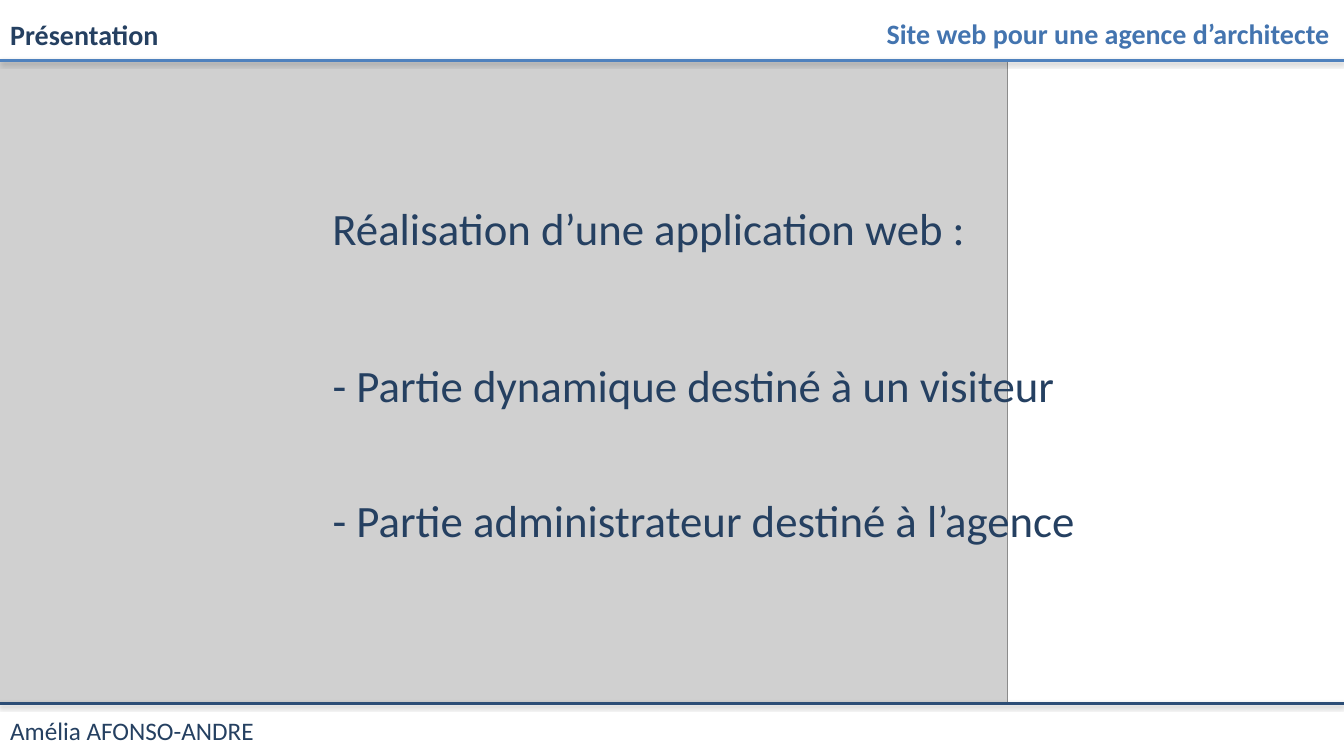
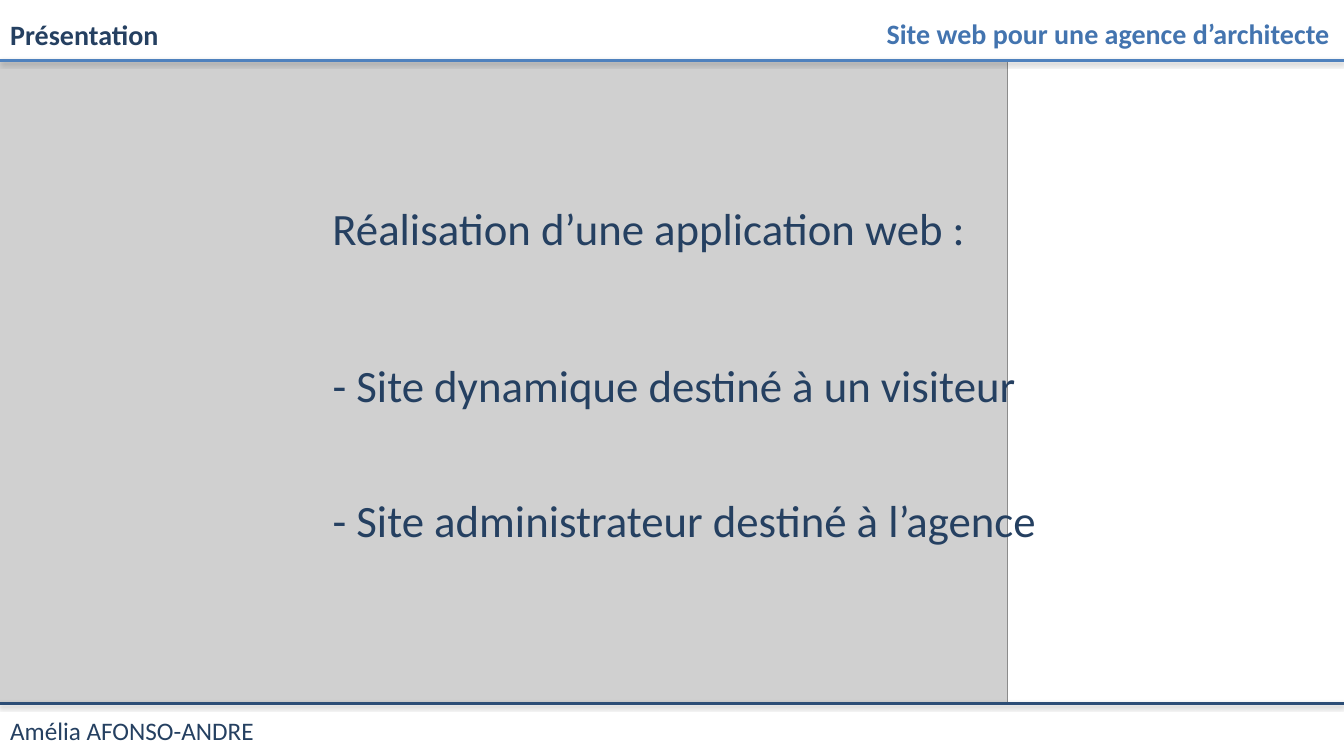
Before and after one commit to amelia-aa/projet_archi, a slide deck: slide 1 of Doc/Présentation_projet.pptx. Drawn at 1344x756 pixels with LibreOffice and Linux fonts; fonts in the diff are those of the drawing; grey boxes stand for pictures. Boxes give left, top, right and bottom in pixels: in the first picture for what was removed or moved away, otherwise in the second. Text is boxed around its words. In the diff, an @@ line names an element or a change of style, - is before the commit and + after.

```diff
--- a/Doc/Présentation_projet.pptx
+++ b/Doc/Présentation_projet.pptx
@@ text at bbox=[356, 365, 1015, 414]: text changed @@
-- Partie dynamique destiné à un visiteur
+- Site dynamique destiné à un visiteur
@@ text at bbox=[356, 500, 1035, 549]: text changed @@
-- Partie administrateur destiné à l’agence
+- Site administrateur destiné à l’agence
```
Also in this commit, not shown: 5 other slides changed, 16 other files.
